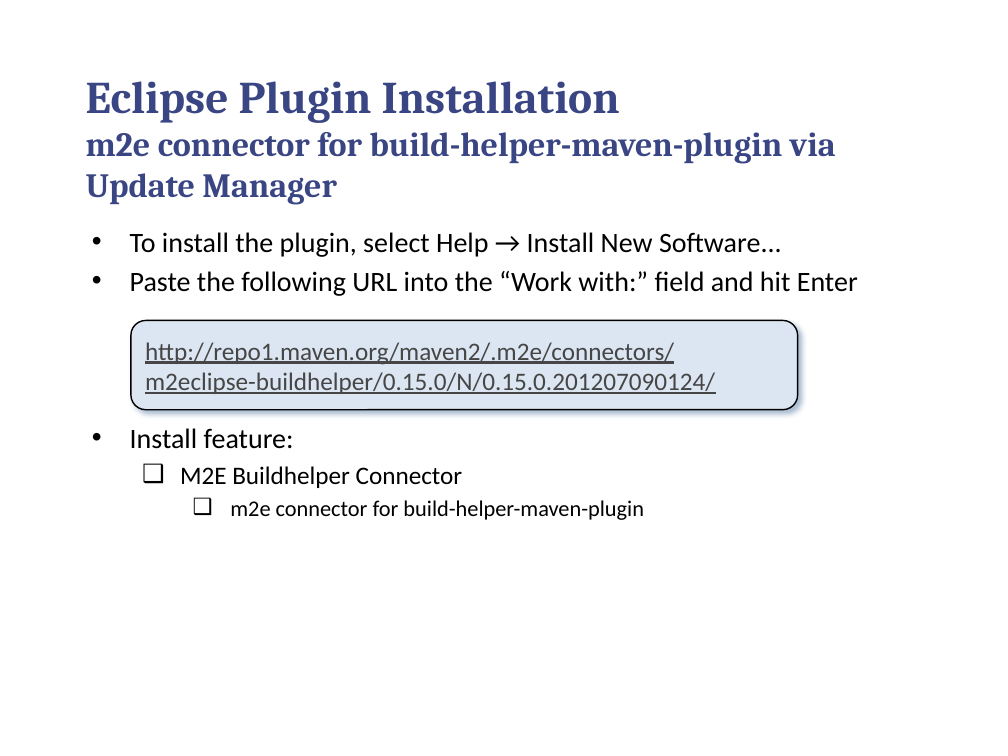
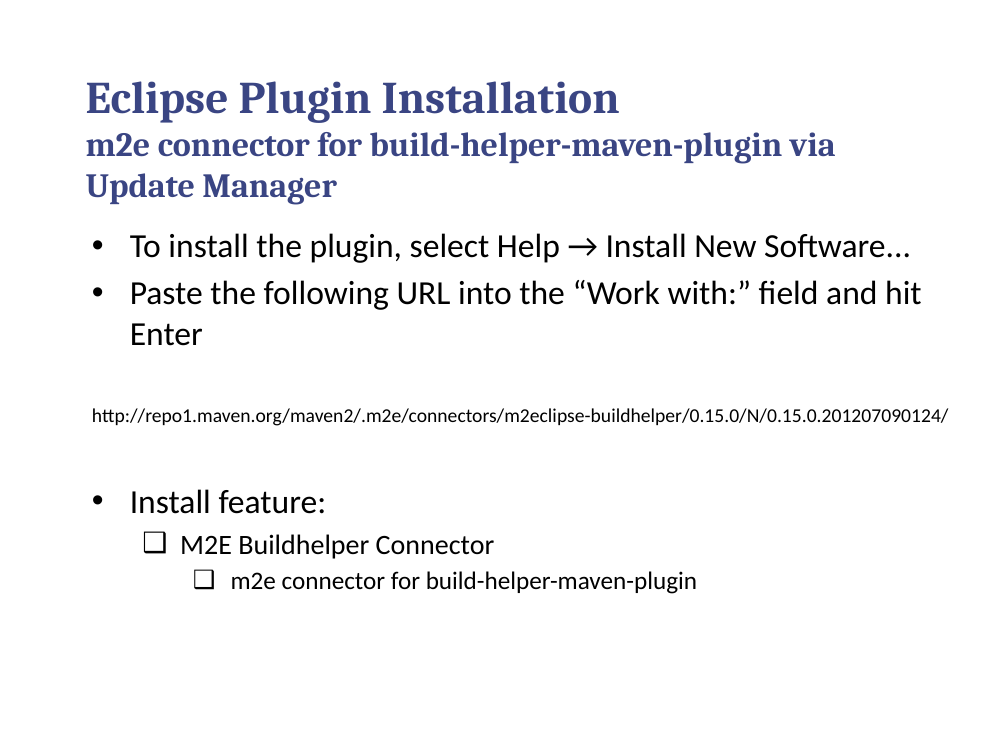
Before and after one commit to callistaenterprise/groovy-tdd-cadec, a slide deck: slide 9 of docs/groovy-tdd-installation.pptx. Drawn at 1008x756 pixels with LibreOffice and Linux fonts; fonts in the diff are those of the drawing; background and template pictures are left out. Boxes give left, top, right and bottom in pixels: in the first picture for what was removed or moved away, otherwise in the second. Text is boxed around its words. In the diff, an @@ line names an element or a change of style, - is before the commit and + after.

```diff
--- a/docs/groovy-tdd-installation.pptx
+++ b/docs/groovy-tdd-installation.pptx
@@ text at (130, 233, 922, 594): size 20 to 24 pt in "To install the plugin, select Help → ...", "Paste the following URL into the “Work ...", "Install feature:"; size 18 to 20 pt in "M2E Buildhelper Connector"; size 16 to 18 pt in "m2e connector for build-helper-maven-plugin" @@
@@ rounded rectangle removed at (131, 321, 797, 410) @@
-http://repo1.maven.org/maven2/.m2e/connectors/m2eclipse-buildhelper/0.15.0/N/0.15.0.201207090124/
@@ text at (92, 408, 949, 426): paragraph added @@
+http://repo1.maven.org/maven2/.m2e/connectors/m2eclipse-buildhelper/0.15.0/N/0.15.0.201207090124/
```
Also in this commit, not shown: 3 other slides changed, 1 other file.
